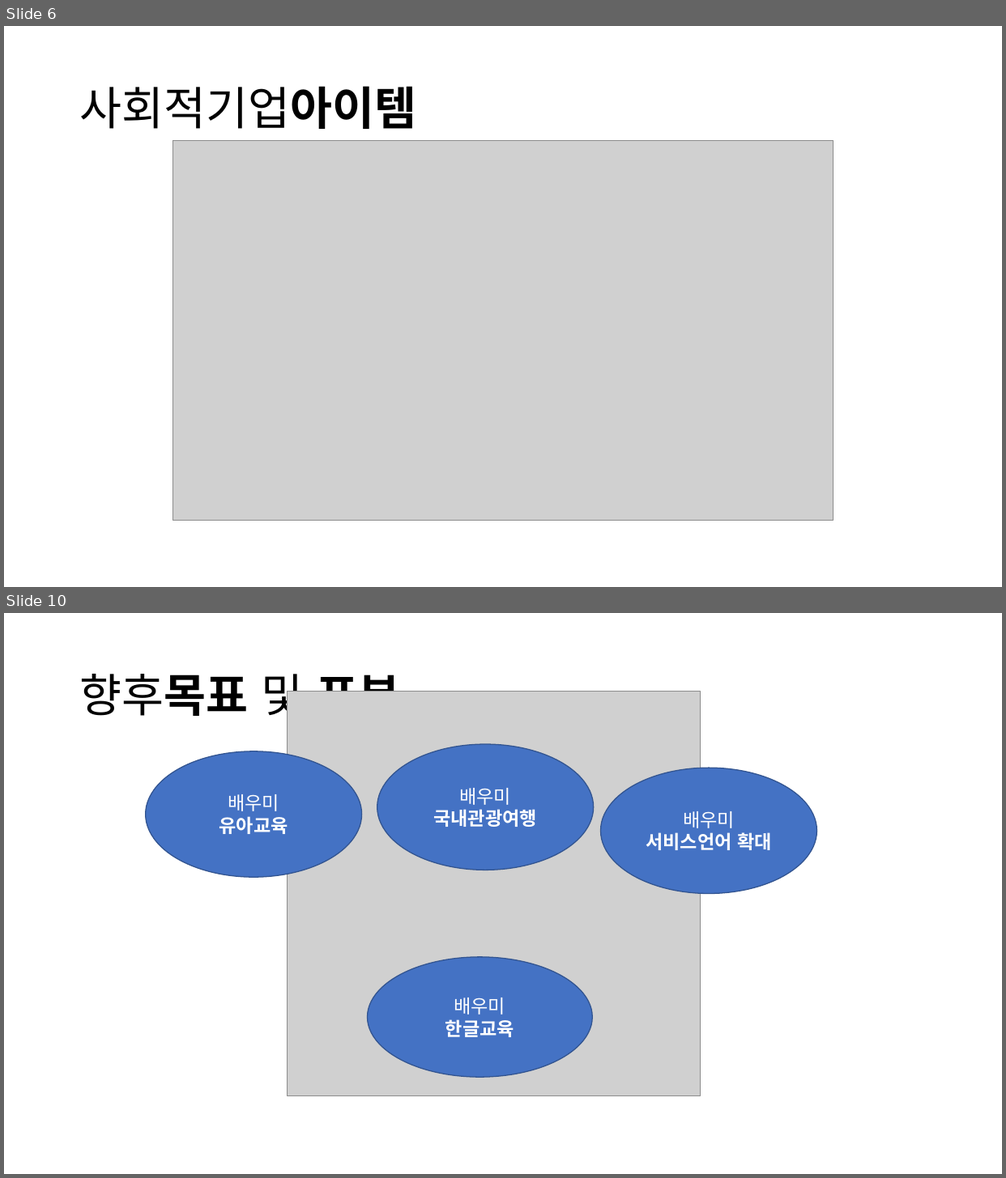
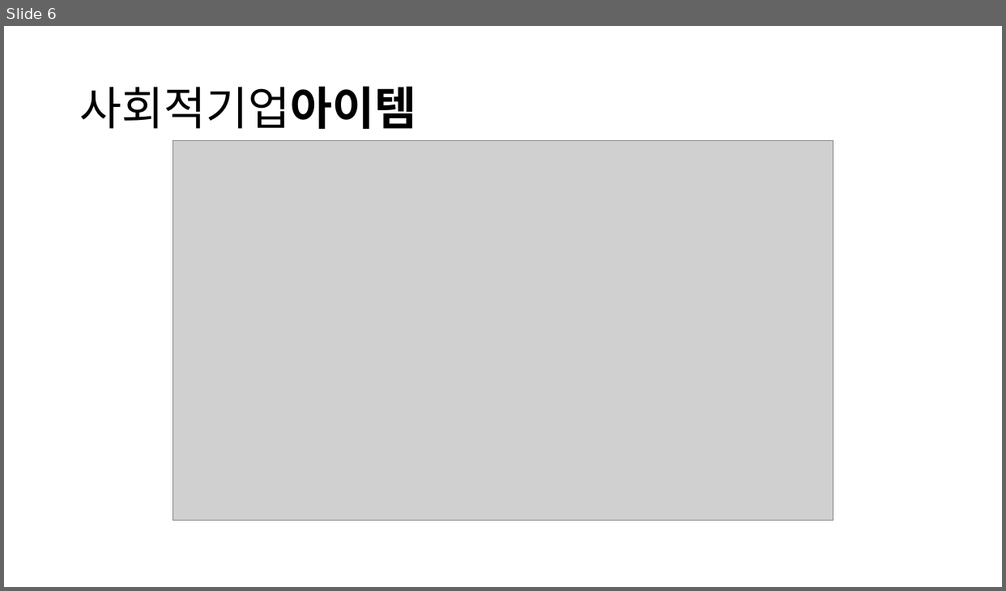
Before and after one commit to ParkBK/BAEUME, a slide deck: 박병근/발표/사회적기업PPT - 복사본.pptx. Shown one above the other, each under a label of ours: slides 6 and 10 before the commit, slide 6 after it; the slides between them are not shown. The pictures are 1006x1178 and 1006x591 pixels, drawn with LibreOffice and Linux fonts; fonts in the diff are those of the drawing; grey boxes stand for pictures. Boxes give left, top, right and bottom in pixels: in the first picture for what was removed or moved away, otherwise in the second. Text is boxed around its words. In the diff, an @@ line names an element or a change of style, - is before the commit and + after.

```diff
--- a/박병근/발표/사회적기업PPT - 복사본.pptx
+++ b/박병근/발표/사회적기업PPT - 복사본.pptx
@@ slide 10 removed at (4,613,1002,1174), background #FFFFFF @@
@@ title removed at (80,666,401,724) @@
-향후목표 및 포부
@@ picture removed at (287,692,701,1096) @@
@@ ellipse removed at (146,752,362,877) @@
-배우미
-유아교육
@@ ellipse removed at (377,744,594,870) @@
-배우미
-국내관광여행
@@ ellipse removed at (601,768,817,894) @@
-배우미
-서비스언어 확대
@@ ellipse removed at (367,957,592,1077) @@
-배우미
-한글교육
```
Also in this commit, not shown: 2 slides changed, 4 slides added, 4 other slides removed, 1 other file.
